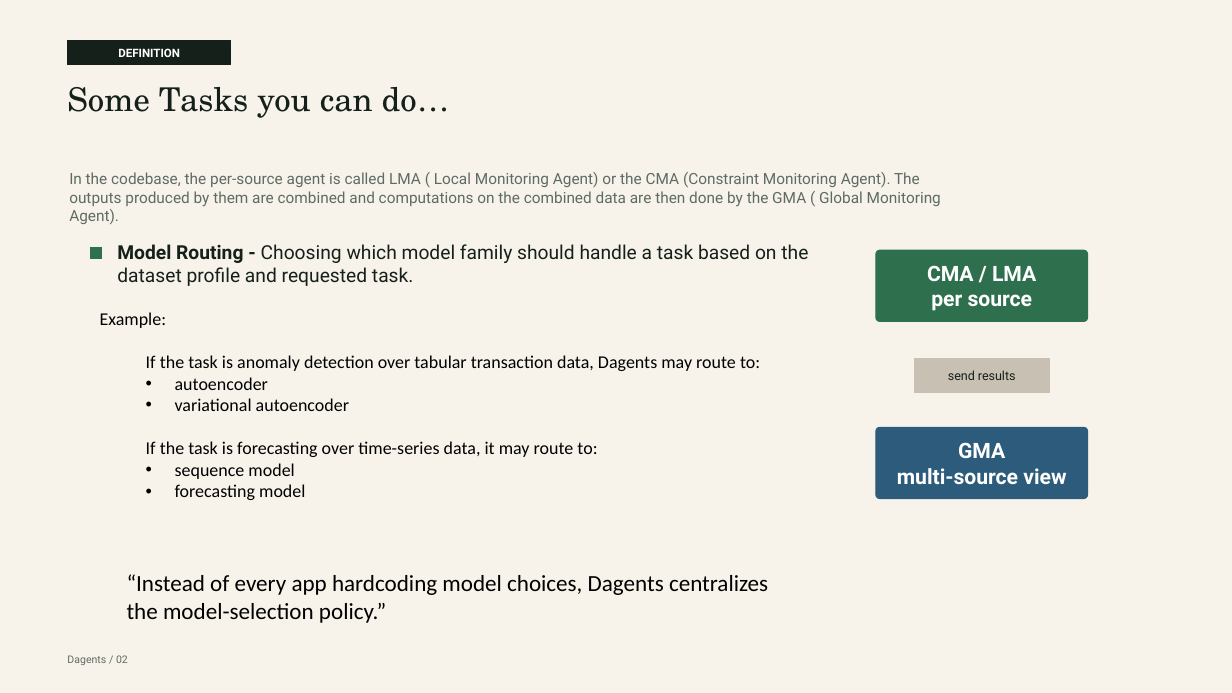
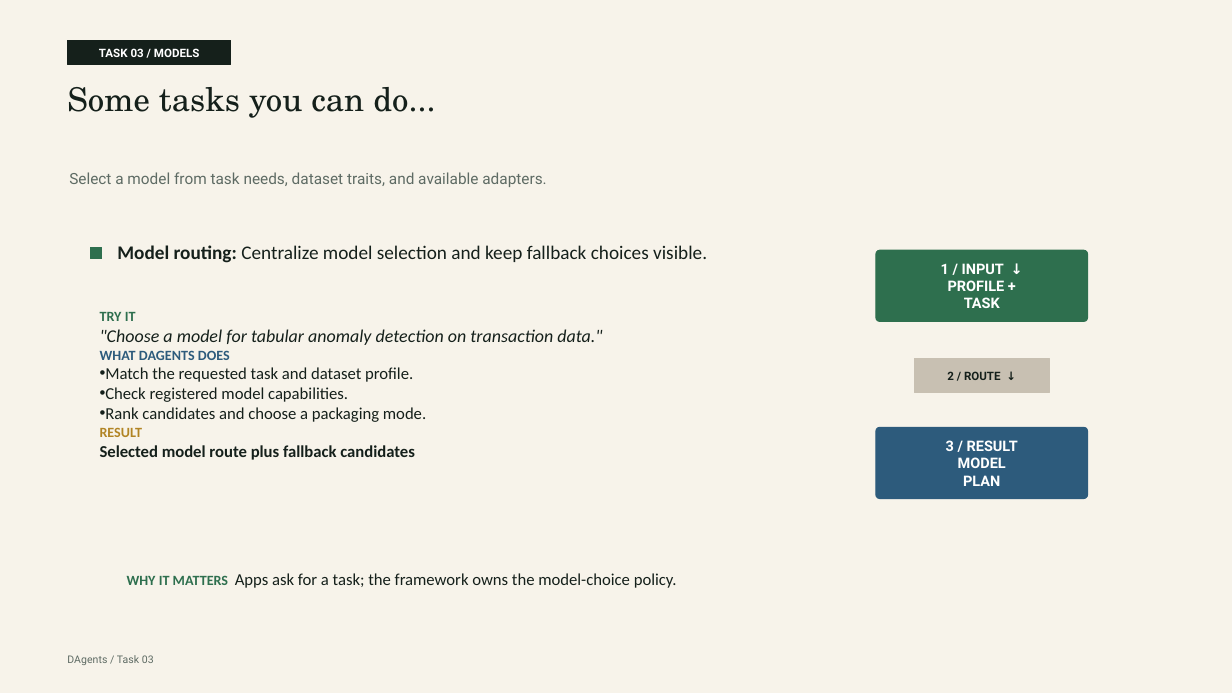
Before and after one commit to pradyunuydarp/Dagents, a slide deck: slide 5 of docs/presentation/dagents-project-presentation.pptx. Drawn at 1232x693 pixels with LibreOffice and Linux fonts; fonts in the diff are those of the drawing. Boxes give left, top, right and bottom in pixels: in the first picture for what was removed or moved away, otherwise in the second. Text is boxed around its words. In the diff, an @@ line names an element or a change of style, - is before the commit and + after.

```diff
--- a/docs/presentation/dagents-project-presentation.pptx
+++ b/docs/presentation/dagents-project-presentation.pptx
@@ text in rectangle at (99, 48, 200, 57): text changed @@
-DEFINITION
+TASK 03 / MODELS
@@ text at (67, 87, 436, 118): text changed @@
-Some Tasks you can do…
+Some tasks you can do...
@@ text at (69, 172, 546, 187): text changed @@
-In the codebase, the per-source agent is called LMA ( Local Monitoring Agent) or the CMA (Constraint Monitoring Agent). The outputs produced by them are combined and computations on the combined data are then done by the GMA ( Global Monitoring Agent).
+Select a model from task needs, dataset traits, and available adapters.
@@ text at (117, 245, 707, 263): text changed; font Roboto to Calibri @@
-Model Routing - Choosing which model family should handle a task based on the dataset profile and requested task.
+Model routing: Centralize model selection and keep fallback choices visible.
@@ text in rounded rectangle at (941, 263, 1005, 308): text changed; size 16.5 to 11.2 pt @@
-CMA / LMA
-per source
+1 / INPUT ↓
+PROFILE +
+TASK
@@ text at (100, 312, 602, 460): text changed; size 14 to 13 pt; text colour #000000 to #15201B @@
-Example:
-  If the task is anomaly detection over tabular transaction data, Dagents may route to:
-  • autoencoder
-  • variational autoencoder
-  If the task is forecasting over time-series data, it may route to:
-  • sequence model
-  • forecasting model
+TRY IT
+"Choose a model for tabular anomaly detection on transaction data."
+WHAT DAGENTS DOES
+• Match the requested task and dataset profile.
+• Check registered model capabilities.
+• Rank candidates and choose a packaging mode.
+RESULT
+Selected model route plus fallback candidates
@@ text in rectangle at (947, 371, 1001, 380): text changed; size 9.8 to 9 pt; bold on @@
-send results
+2 / ROUTE ↓
@@ text in rounded rectangle at (946, 440, 1018, 486): text changed; size 16.5 to 11.2 pt @@
-GMA
-multi-source view
+3 / RESULT
+MODEL
+PLAN
@@ text at (127, 573, 677, 588): text changed; size 18 to 13 pt; text colour #000000 to #15201B @@
-“Instead of every app hardcoding model choices, Dagents centralizes the model-selection policy.”
+WHY IT MATTERS Apps ask for a task; the framework owns the model-choice policy.
@@ text at (67, 655, 154, 665): text changed @@
-Dagents / 02
+DAgents / Task 03
```
Also in this commit, not shown: 9 other slides changed, 37 slides added, 41 other files.
